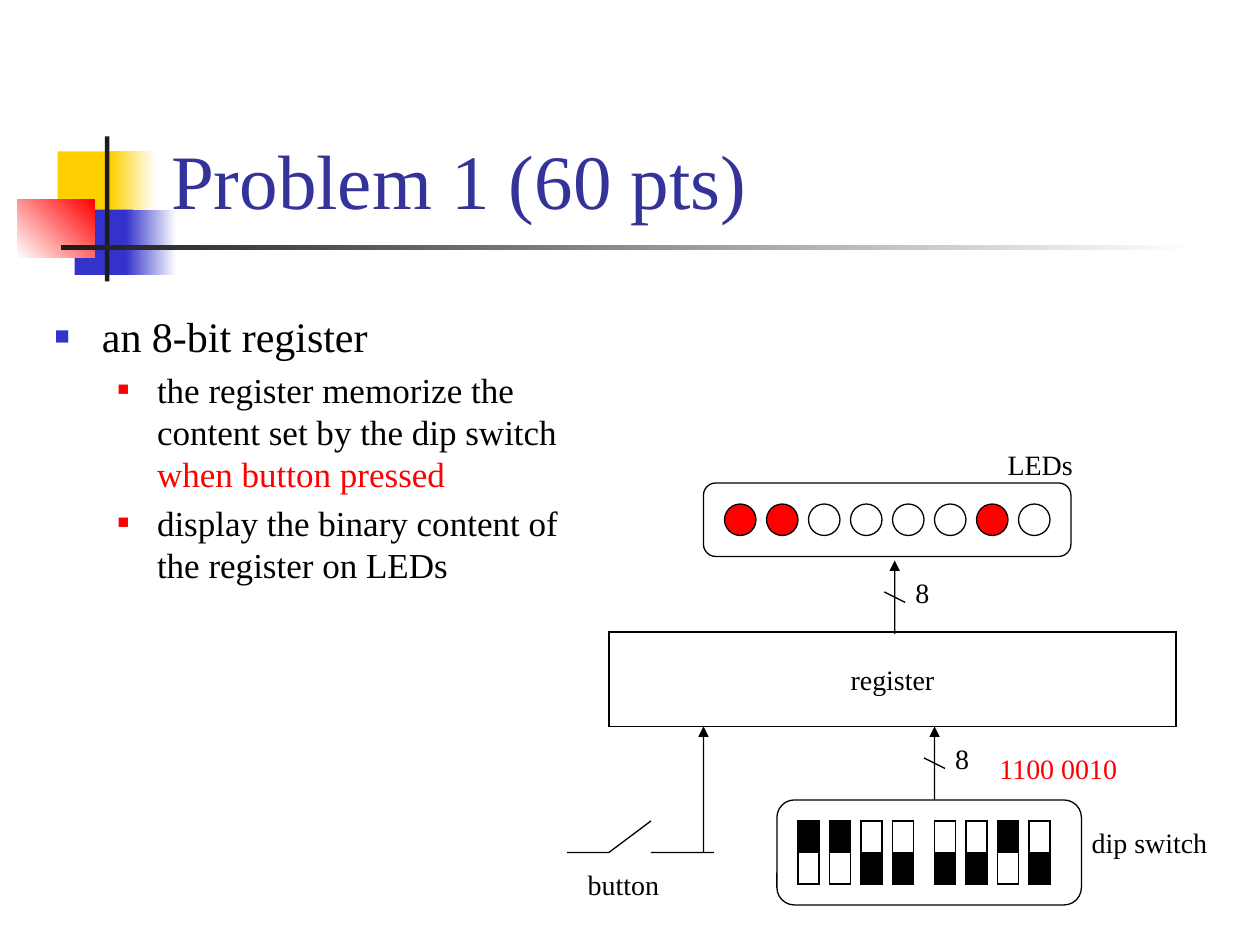
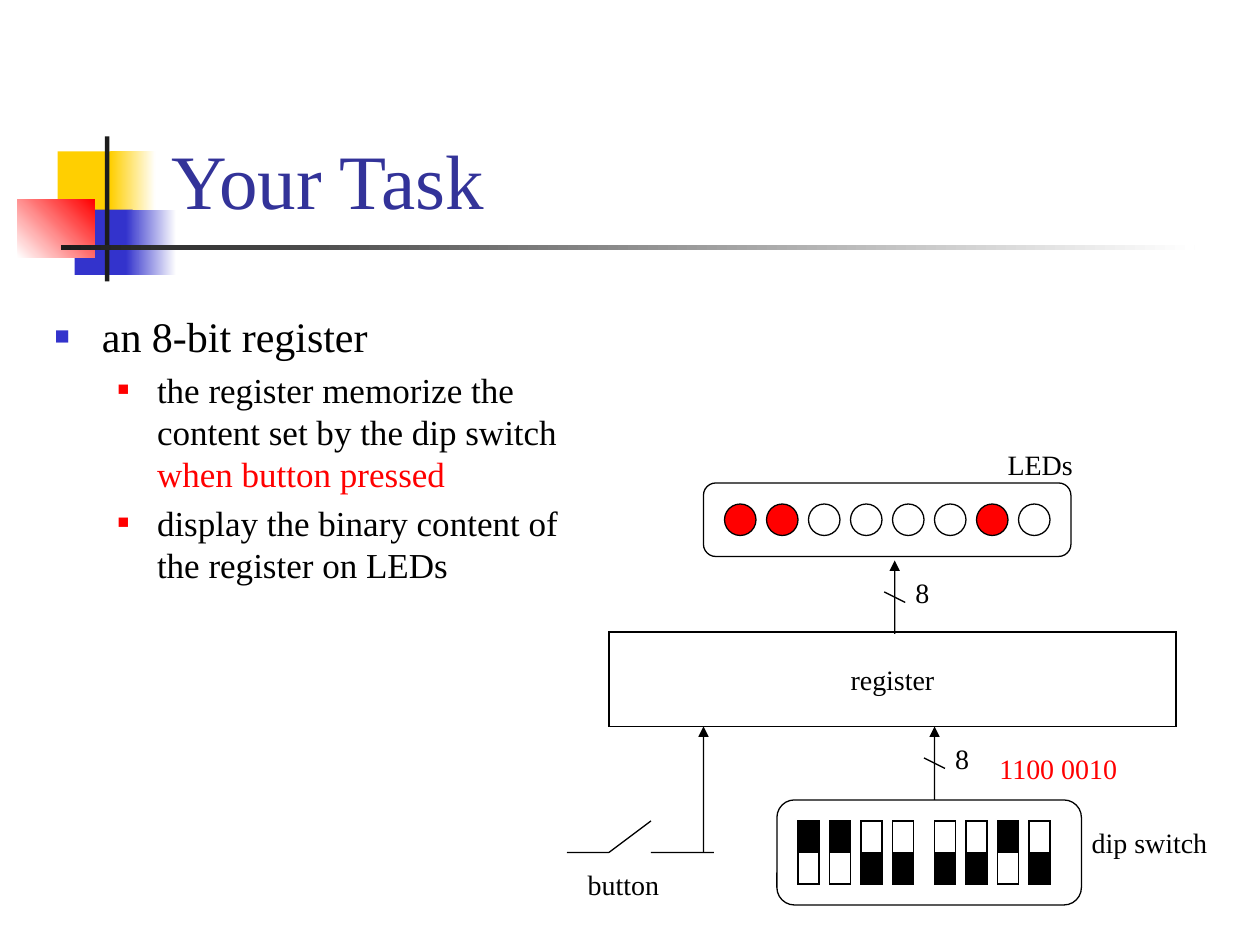
Before and after one commit to CGUSystemCourses/Comp_Org-2018, a slide deck: slide 3 of Lectures/lec03-registers/lab03-registers.pptx. Drawn at 1260x945 pixels with LibreOffice and Linux fonts; fonts in the diff are those of the drawing. Boxes give left, top, right and bottom in pixels: in the first picture for what was removed or moved away, otherwise in the second. Text is boxed around its words. In the diff, an @@ line names an element or a change of style, - is before the commit and + after.

```diff
--- a/Lectures/lec03-registers/lab03-registers.pptx
+++ b/Lectures/lec03-registers/lab03-registers.pptx
@@ title at [171, 155, 484, 210]: text changed @@
-Problem 1 (60 pts)
+Your Task
```
Also in this commit, not shown: 4 other slides changed, 8 slides removed, 1 other file.
